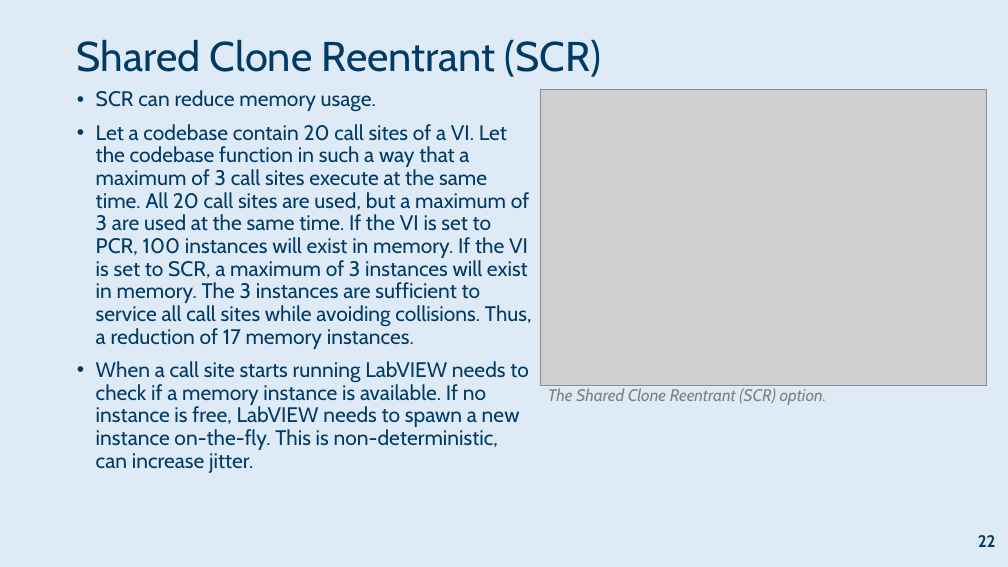
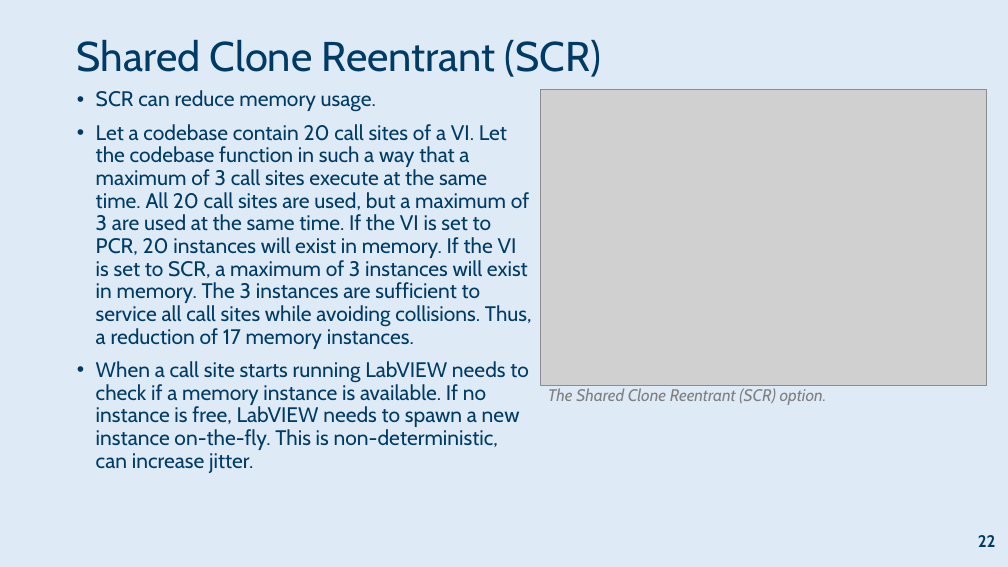
Before and after one commit to RobustoSystems/LabVIEWMultithreading, a slide deck: slide 22 of 2026-09-23 LabVIEW Multithreading and VI Execution Settings (GDevCon7).pptx. Drawn at 1008x567 pixels with LibreOffice and Linux fonts; fonts in the diff are those of the drawing; grey boxes stand for pictures; background and template pictures are left out. Boxes give left, top, right and bottom in pixels: in the first picture for what was removed or moved away, otherwise in the second. Text is boxed around its words. In the diff, an @@ line names an element or a change of style, - is before the commit and + after.

Commit message:
Correction to slide 22

```diff
--- a/2026-09-23 LabVIEW Multithreading and VI Execution Settings (GDevCon7).pptx
+++ b/2026-09-23 LabVIEW Multithreading and VI Execution Settings (GDevCon7).pptx
@@ text at [96,124,532,349]: text changed @@
-• Let a codebase contain 20 call sites of a VI. Let the codebase function in such a way that a maximum of 3 call sites execute at the same time. All 20 call sites are used, but a maximum of 3 are used at the same time. If the VI is set to PCR, 100 instances will exist in memory. If the VI is set to SCR, a maximum of 3 instances will exist in memory. The 3 instances are sufficient to service all call sites while avoiding collisions. Thus, a reduction of 17 memory instances.
+• Let a codebase contain 20 call sites of a VI. Let the codebase function in such a way that a maximum of 3 call sites execute at the same time. All 20 call sites are used, but a maximum of 3 are used at the same time. If the VI is set to PCR, 20 instances will exist in memory. If the VI is set to SCR, a maximum of 3 instances will exist in memory. The 3 instances are sufficient to service all call sites while avoiding collisions. Thus, a reduction of 17 memory instances.
```
